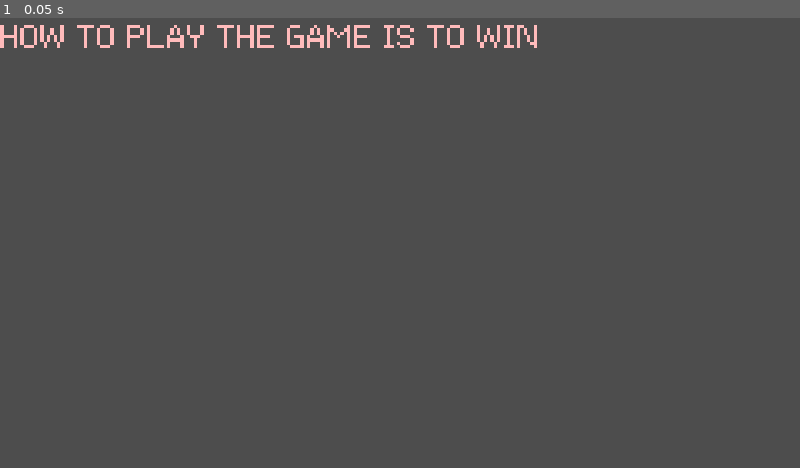
Above: before the commit, frame 1.
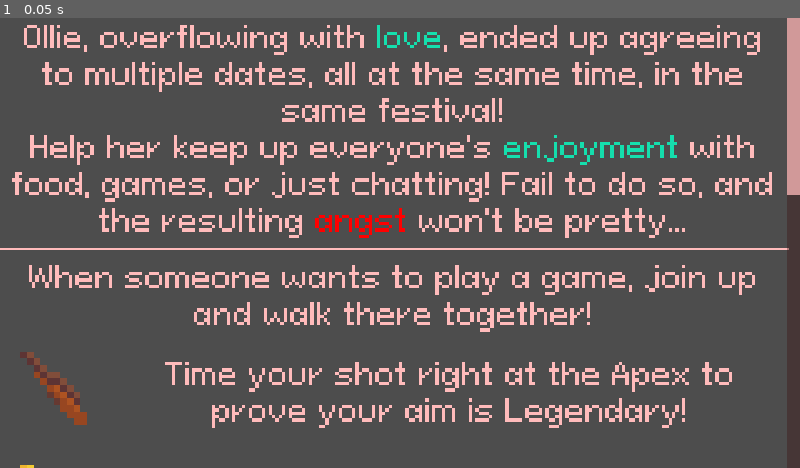
Above: after the commit, the same moment.

Repository: laxeminute/ollie-endless-date
Game: Godot game, scene res://src/interface/submenu/instructions.tscn
Same seed, same stepped clock (60 frames per second), same inputs: the game is played once before the commit and once after it. This scene is started directly instead of the project's main scene. Sound files missing from this copy of the repository are replaced by a short silence.
Inputs:
- Up to frame 1 (0.05 s): no input

The runs differ from the first frame. In frame 1, 13% of the frame differs, in the area x 0-100%, y 0-100%.

Commit message:
Write up instructions
yeah it's really messy don't worry about it

Diff:
--- a/src/interface/submenu/instructions.tscn
+++ b/src/interface/submenu/instructions.tscn
@@ -1,15 +1,186 @@
-[gd_scene format=3 uid="uid://dr2pflprd4gob"]
+[gd_scene load_steps=9 format=3 uid="uid://dr2pflprd4gob"]
 
-[node name="Instructions" type="Control"]
-layout_mode = 3
+[ext_resource type="Texture2D" uid="uid://jvjknvna7i4d" path="res://assets/sprite/request_food_1.atlastex" id="2_ahfxg"]
+[ext_resource type="Texture2D" uid="uid://b3vvwiklv3el0" path="res://assets/sprite/request_game_1.atlastex" id="2_auibc"]
+[ext_resource type="Texture2D" uid="uid://bvbsswvpygo36" path="res://assets/sprite/request_game_2.atlastex" id="3_4bqje"]
+[ext_resource type="Texture2D" uid="uid://dxndiqrbklfv" path="res://assets/sprite/request_game_3.atlastex" id="4_ilvpx"]
+[ext_resource type="Texture2D" uid="uid://btudrqg551ela" path="res://assets/sprite/request_game_4.atlastex" id="5_nh2vj"]
+[ext_resource type="Texture2D" uid="uid://dvq5uii4rs6nr" path="res://assets/sprite/item_1.atlastex" id="6_oambt"]
+[ext_resource type="Texture2D" uid="uid://5kefsh6ut850" path="res://assets/sprite/characters.png" id="8_k03aj"]
+
+[sub_resource type="AtlasTexture" id="AtlasTexture_7uch0"]
+atlas = ExtResource("8_k03aj")
+region = Rect2(72, 24, 24, 24)
+
+[node name="Instructions" type="ScrollContainer"]
 anchors_preset = 15
 anchor_right = 1.0
 anchor_bottom = 1.0
 grow_horizontal = 2
 grow_vertical = 2
 
-[node name="Label" type="Label" parent="."]
-layout_mode = 0
-offset_right = 40.0
-offset_bottom = 22.0
-text = "HOW TO PLAY THE GAME IS TO WIN"
+[node name="VBoxContainer" type="VBoxContainer" parent="."]
+layout_mode = 2
+size_flags_horizontal = 3
+size_flags_vertical = 3
+
+[node name="Premise" type="RichTextLabel" parent="VBoxContainer"]
+layout_mode = 2
+bbcode_enabled = true
+text = "Ollie, overflowing with [color=15dead]love[/color], ended up agreeing to multiple dates, all at the same time, in the same festival!
+Help her keep up everyone's [color=15dead]enjoyment[/color] with food, games, or just chatting! Fail to do so, and the resulting [color=red]angst[/color] won't be pretty..."
+fit_content = true
+horizontal_alignment = 1
+
+[node name="HSeparator" type="HSeparator" parent="VBoxContainer"]
+layout_mode = 2
+
+[node name="Minigames" type="RichTextLabel" parent="VBoxContainer"]
+layout_mode = 2
+bbcode_enabled = true
+text = "When someone wants to play a game, join up and walk there together!"
+fit_content = true
+horizontal_alignment = 1
+
+[node name="Sharpshooting" type="HBoxContainer" parent="VBoxContainer"]
+layout_mode = 2
+
+[node name="Icon" type="TextureRect" parent="VBoxContainer/Sharpshooting"]
+custom_minimum_size = Vector2(64, 64)
+layout_mode = 2
+texture = ExtResource("2_auibc")
+expand_mode = 1
+stretch_mode = 5
+
+[node name="Desc" type="RichTextLabel" parent="VBoxContainer/Sharpshooting"]
+layout_mode = 2
+size_flags_horizontal = 3
+bbcode_enabled = true
+text = "Time your shot right at the Apex to prove your aim is Legendary!"
+fit_content = true
+horizontal_alignment = 1
+vertical_alignment = 1
+
+[node name="Goldfish" type="HBoxContainer" parent="VBoxContainer"]
+layout_mode = 2
+
+[node name="Icon" type="TextureRect" parent="VBoxContainer/Goldfish"]
+custom_minimum_size = Vector2(64, 64)
+layout_mode = 2
+texture = ExtResource("3_4bqje")
+expand_mode = 1
+stretch_mode = 5
+
+[node name="Desc" type="RichTextLabel" parent="VBoxContainer/Goldfish"]
+layout_mode = 2
+size_flags_horizontal = 3
+bbcode_enabled = true
+text = "Scoop up a goldfish! They're real slippery..."
+fit_content = true
+horizontal_alignment = 1
+vertical_alignment = 1
+
+[node name="RingToss" type="HBoxContainer" parent="VBoxContainer"]
+layout_mode = 2
+
+[node name="Icon" type="TextureRect" parent="VBoxContainer/RingToss"]
+custom_minimum_size = Vector2(64, 64)
+layout_mode = 2
+texture = ExtResource("4_ilvpx")
+expand_mode = 1
+stretch_mode = 5
+
+[node name="Desc" type="RichTextLabel" parent="VBoxContainer/RingToss"]
+layout_mode = 2
+size_flags_horizontal = 3
+bbcode_enabled = true
+text = "Land the ring on the right number! You're good at math, right...?"
+fit_content = true
+horizontal_alignment = 1
+vertical_alignment = 1
+
+[node name="Garapon" type="HBoxContainer" parent="VBoxContainer"]
+layout_mode = 2
+
+[node name="Icon" type="TextureRect" parent="VBoxContainer/Garapon"]
+custom_minimum_size = Vector2(64, 64)
+layout_mode = 2
+texture = ExtResource("5_nh2vj")
+expand_mode = 1
+stretch_mode = 5
+
+[node name="Desc" type="RichTextLabel" parent="VBoxContainer/Garapon"]
+layout_mode = 2
+size_flags_horizontal = 3
+bbcode_enabled = true
+text = "Spin out a surprise!"
+fit_content = true
+horizontal_alignment = 1
+vertical_alignment = 1
+
+[node name="HSeparator2" type="HSeparator" parent="VBoxContainer"]
+layout_mode = 2
+
+[node name="Food" type="RichTextLabel" parent="VBoxContainer"]
+layout_mode = 2
+bbcode_enabled = true
+text = "When someone wants food, be sure to deliver!"
+fit_content = true
+horizontal_alignment = 1
+
+[node name="StallFood" type="HBoxContainer" parent="VBoxContainer"]
+layout_mode = 2
+
+[node name="Icon" type="TextureRect" parent="VBoxContainer/StallFood"]
+custom_minimum_size = Vector2(64, 64)
+layout_mode = 2
+texture = ExtResource("2_ahfxg")
+expand_mode = 1
+stretch_mode = 5
+
+[node name="Desc" type="RichTextLabel" parent="VBoxContainer/StallFood"]
+layout_mode = 2
+size_flags_horizontal = 3
+bbcode_enabled = true
+text = "Visit food stalls for all the festival classics! They'll take time to prepare..."
+fit_content = true
+horizontal_alignment = 1
+vertical_alignment = 1
+
+[node name="Chocomint" type="HBoxContainer" parent="VBoxContainer"]
+layout_mode = 2
+
+[node name="Icon" type="TextureRect" parent="VBoxContainer/Chocomint"]
+custom_minimum_size = Vector2(64, 64)
+layout_mode = 2
+texture = ExtResource("6_oambt")
+expand_mode = 1
+stretch_mode = 5
+
+[node name="Desc" type="RichTextLabel" parent="VBoxContainer/Chocomint"]
+layout_mode = 2
+size_flags_horizontal = 3
+bbcode_enabled = true
+text = "You might be blessed with chocomint, which can be given to anyone! Not everyone appreciates its superiority, though... "
+fit_content = true
+horizontal_alignment = 1
+vertical_alignment = 1
+
+[node name="Ina" type="HBoxContainer" parent="VBoxContainer"]
+layout_mode = 2
+
+[node name="Icon" type="TextureRect" parent="VBoxContainer/Ina"]
+custom_minimum_size = Vector2(64, 64)
+layout_mode = 2
+texture = SubResource("AtlasTexture_7uch0")
+expand_mode = 1
+stretch_mode = 5
+
+[node name="Desc" type="RichTextLabel" parent="VBoxContainer/Ina"]
+layout_mode = 2
+size_flags_horizontal = 3
+bbcode_enabled = true
+text = "Ina is here too! She'll take any extra food - the abyss loves it!"
+fit_content = true
+horizontal_alignment = 1
+vertical_alignment = 1
